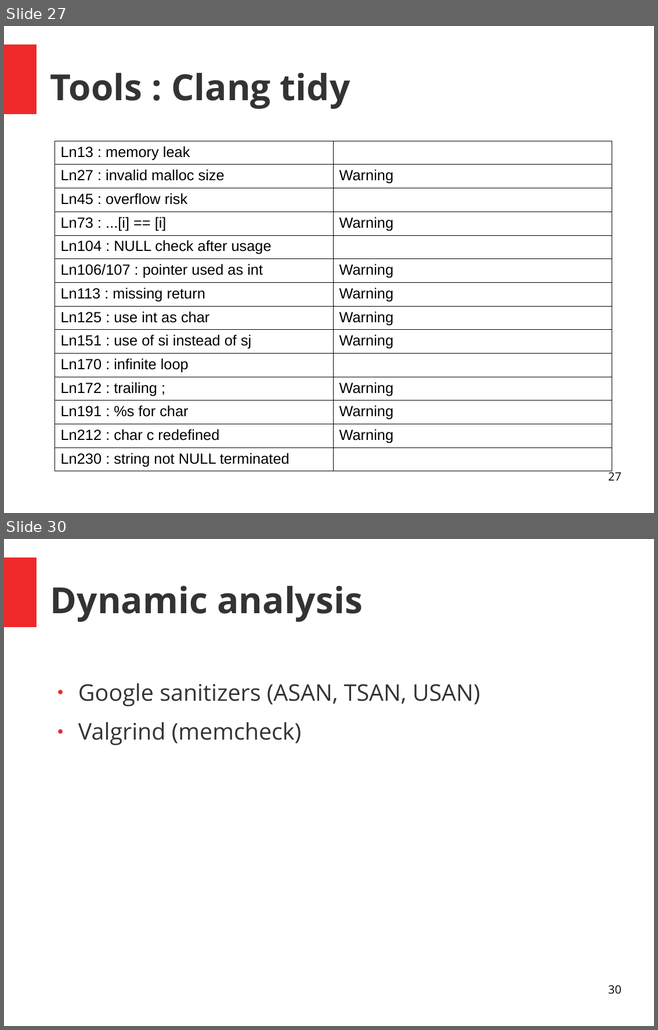
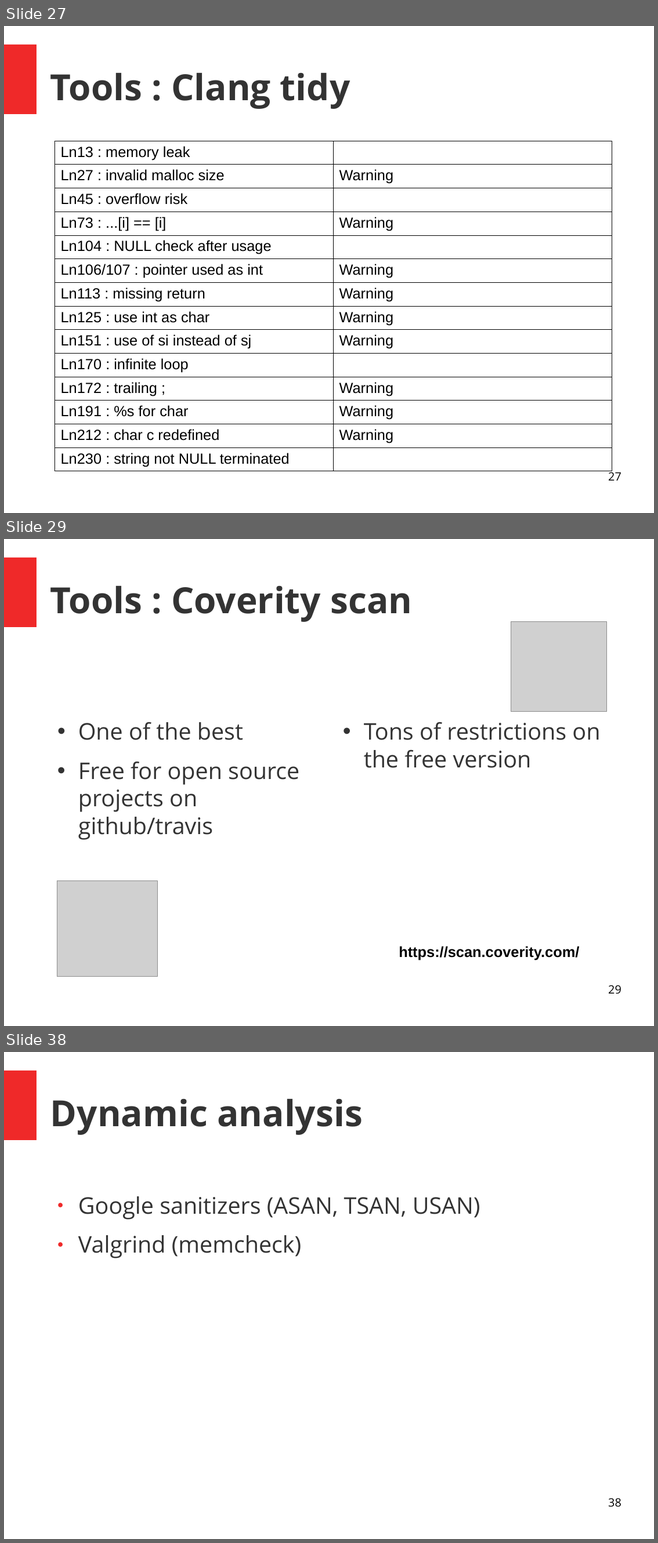
Before and after one commit to PandaChauve/StaticAnalysisTests, a slide deck: Untitled 1.odp. Shown one above the other, each under a label of ours: slides 27 and 30 before the commit, slides 27, 29 and 38 after it; the slides between them are not shown. The pictures are 658x1030 and 658x1543 pixels, drawn with LibreOffice and Linux fonts; fonts in the diff are those of the drawing; grey boxes stand for pictures. Boxes give left, top, right and bottom in pixels: in the first picture for what was removed or moved away, otherwise in the second. Text is boxed around its words. In the diff, an @@ line names an element or a change of style, - is before the commit and + after.

```diff
--- a/Untitled 1.odp
+++ b/Untitled 1.odp
@@ slide 29 added at [4,539,654,1026], background #FFFFFF; not listed: 1 template element that a slide beside it also shows @@
@@ title added at [50,586,412,622], 44 pt, text #333333, bold @@
+Tools : Coverity scan
@@ picture added at [511,621,607,712] @@
@@ text added at [78,722,299,840], 28 pt, text #333333 @@
+• One of the best
+• Free for open source projects on github/travis
@@ text added at [364,722,600,768], 28 pt, text #333333 @@
+• Tons of restrictions on the free version
@@ picture added at [57,881,158,976] @@
@@ text added at [398,946,579,960], 18 pt, text #000000, bold @@
+https://scan.coverity.com/
@@ page number added at [608,985,621,994], 14 pt, text #000000 @@
+29
@@ what was slide 30 is now slide 38 @@
@@ page number at [608,1498,621,1507]: text changed @@
-30
+38
```
Also in this commit, not shown: 8 slides changed, 7 other slides added.
